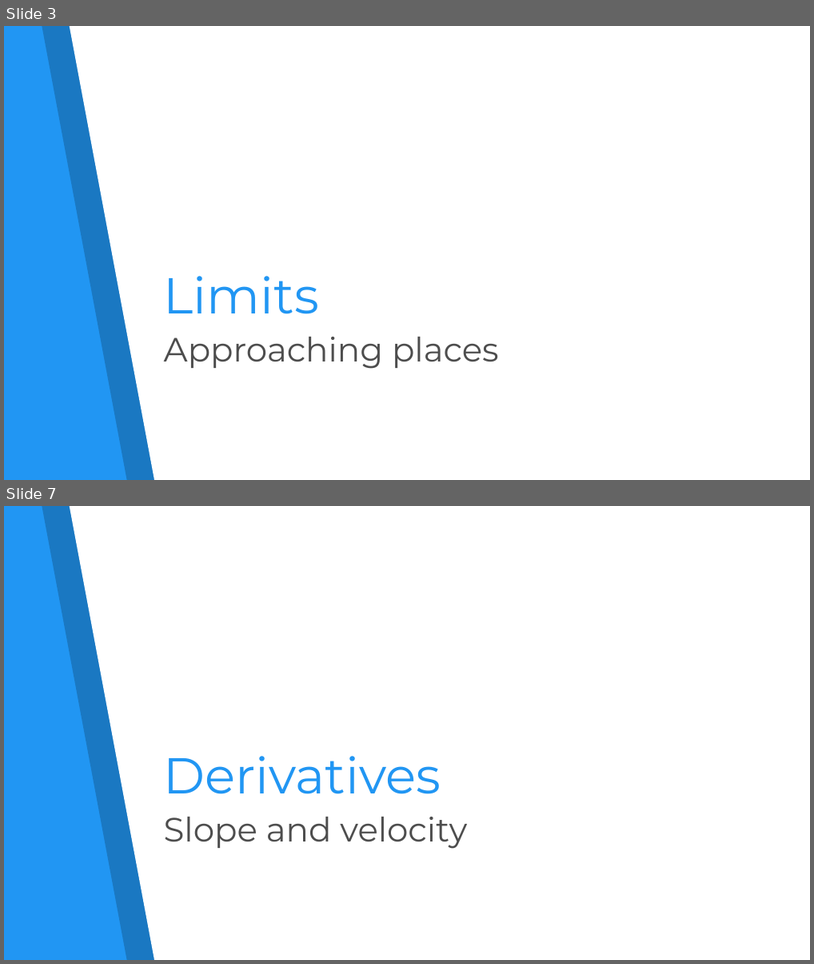
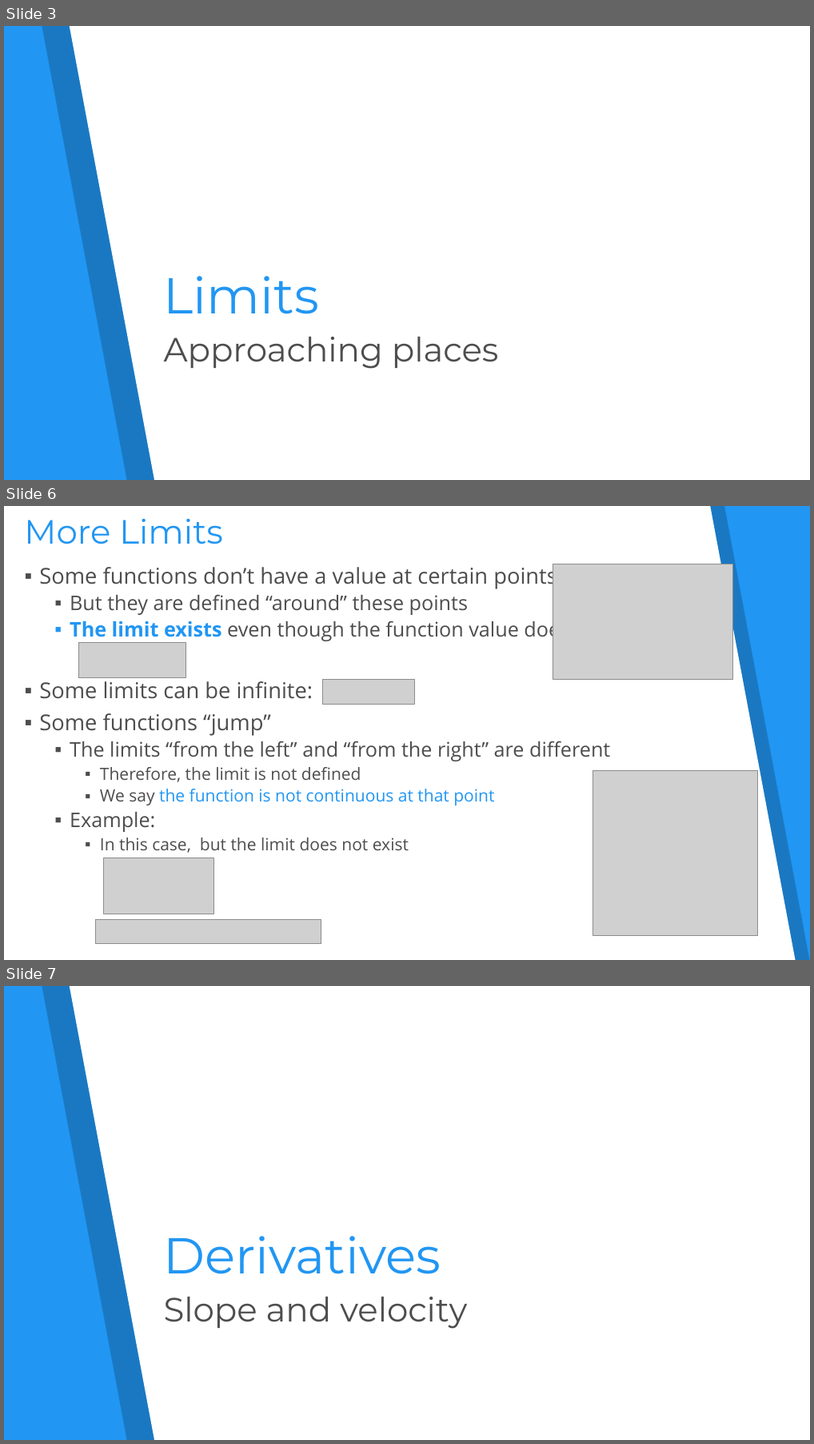
Before and after one commit to aquaruiz/Math_Concepts, a slide deck: 08. Calculus-Exercise/07. Calculus.pptx. Shown one above the other, each under a label of ours: slides 3 and 7 before the commit, slides 3, 6 and 7 after it; the slides between them are not shown. The pictures are 814x964 and 814x1444 pixels, drawn with LibreOffice and Linux fonts; fonts in the diff are those of the drawing; grey boxes stand for pictures. Boxes give left, top, right and bottom in pixels: in the first picture for what was removed or moved away, otherwise in the second. Text is boxed around its words. In the diff, an @@ line names an element or a change of style, - is before the commit and + after.

```diff
--- a/08. Calculus-Exercise/07. Calculus.pptx
+++ b/08. Calculus-Exercise/07. Calculus.pptx
@@ slide 6 added at (4,506,810,960), background #2196F3 @@
@@ freeform shape added at (4,506,810,960), fill #000000 at 20% opacity @@
@@ freeform shape added at (4,506,796,960), fill #FFFFFF @@
@@ text added at (24,519,222,544), 40 pt, text #2196F3 @@
+More Limits
@@ text added at (39,564,610,852), 24 pt, text #4D4D4D @@
+▪ Some functions don’t have a value at certain points
+  ▪ But they are defined “around” these points
+  ▪ The limit exists even though the function value doesn’t
+▪ Some limits can be infinite:
+▪ Some functions “jump”
+  ▪ The limits “from the left” and “from the right” are different
+    ▪ Therefore, the limit is not defined
+    ▪ We say the function is not continuous at that point
+  ▪ Example:
+    ▪ In this case, but the limit does not exist
@@ picture added at (553,564,733,679) @@
@@ picture added at (79,642,186,678) @@
@@ picture added at (323,680,414,704) @@
@@ picture added at (594,770,758,935) @@
@@ picture added at (104,857,214,914) @@
@@ picture added at (96,919,322,944) @@
```
Also in this commit, not shown: 19 slides changed, 5 other slides added, 6 slides removed.
